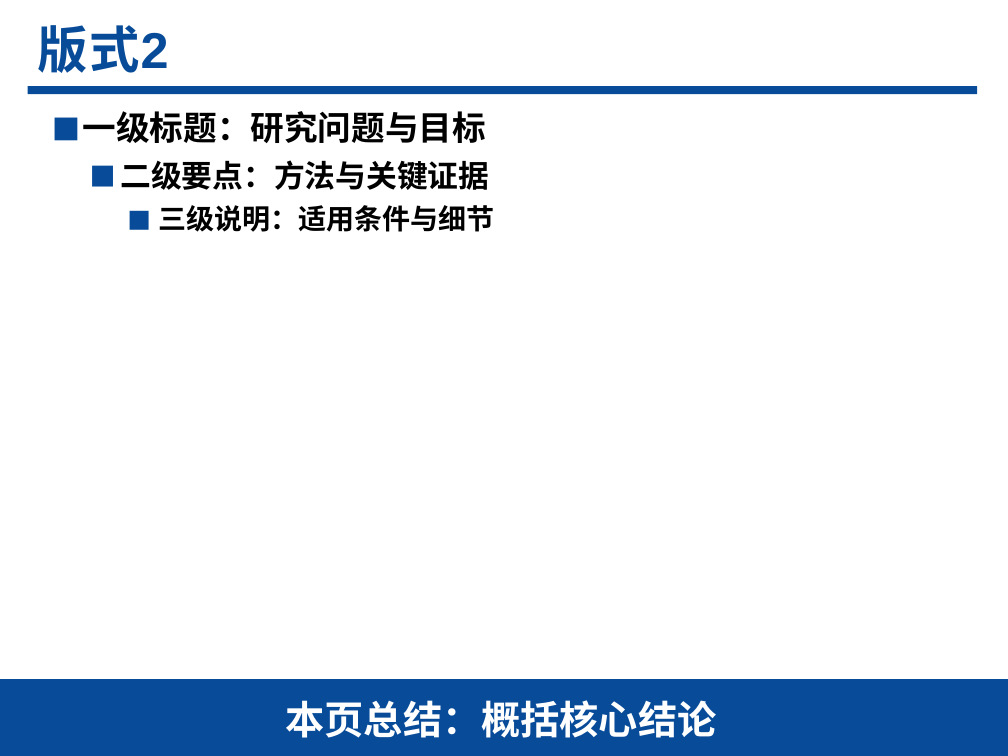
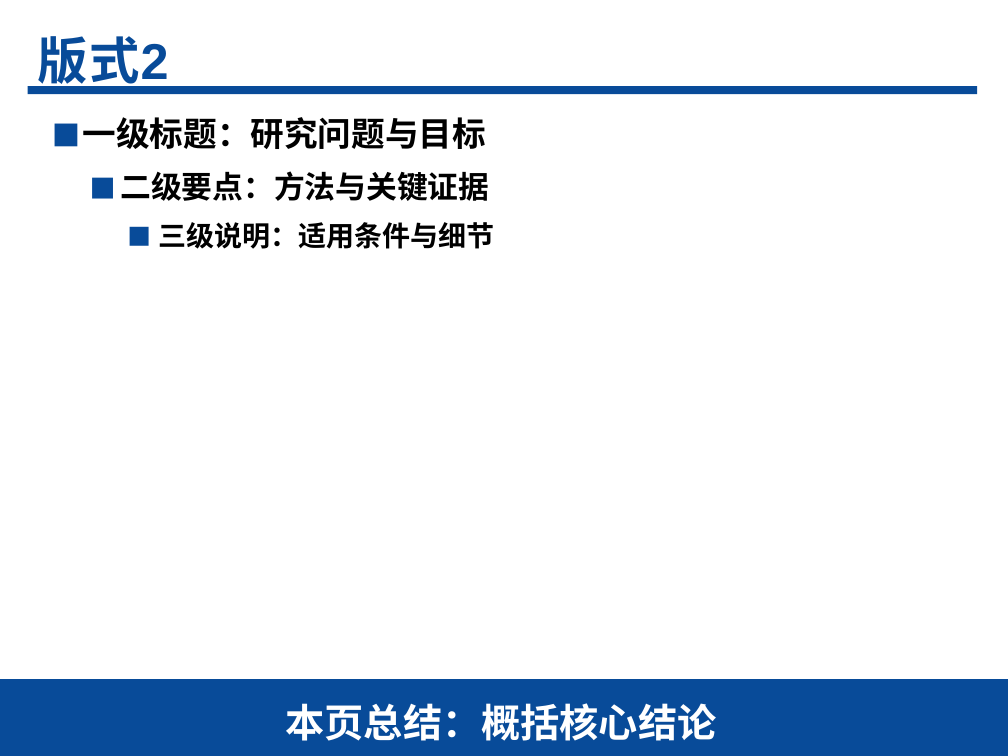
Before and after one commit to realihang/academic-ppt-skill, a slide deck: slide 4 of assets/reference-4x3.pptx. Drawn at 1008x756 pixels with LibreOffice and Linux fonts; fonts in the diff are those of the drawing. Boxes give left, top, right and bottom in pixels: in the first picture for what was removed or moved away, otherwise in the second. Text is boxed around its words. In the diff, an @@ line names an element or a change of style, - is before the commit and + after.

```diff
--- a/assets/reference-4x3.pptx
+++ b/assets/reference-4x3.pptx
@@ text "版式2" at <box>38,36,169,92</box>: line spacing 0.9 to 1.2; less space between paragraphs; vertical alignment top to middle @@
@@ text "一级标题：研究问题与目标" at <box>83,117,494,249</box>: line spacing 1.05 to 1.2 @@
@@ text "本页总结：概括核心结论" at <box>286,703,717,741</box>: line spacing 1 to 1.2; less space between paragraphs @@
```
Also in this commit, not shown: 6 other slides changed, 9 other files.
